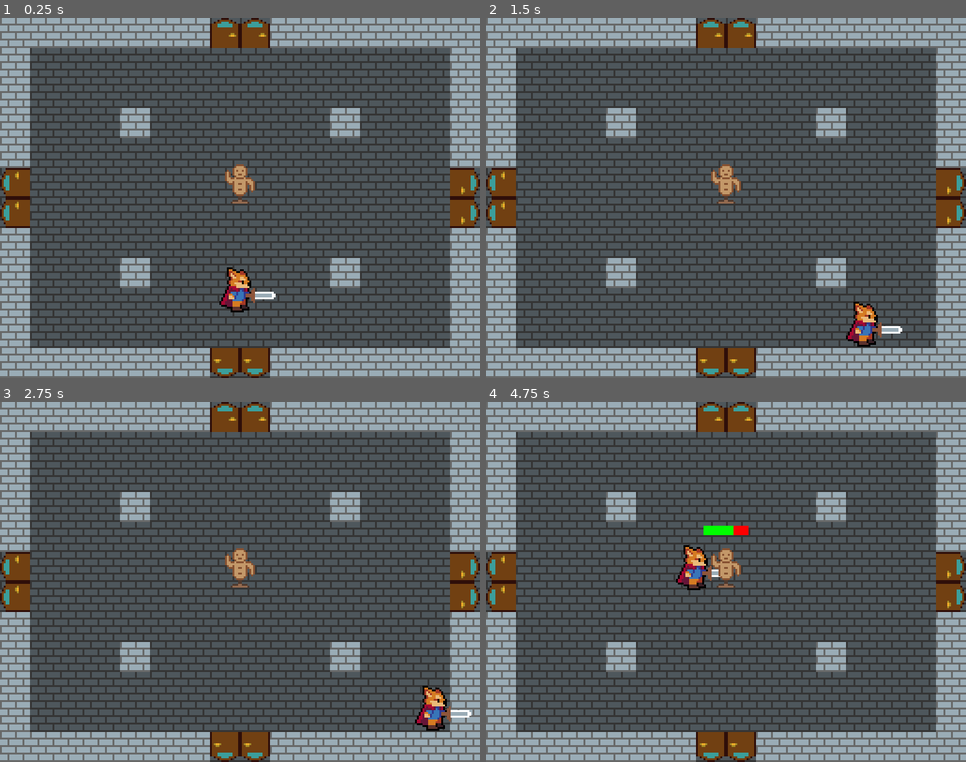
Above: before the commit, frames 1-4 (two rows, left to right).
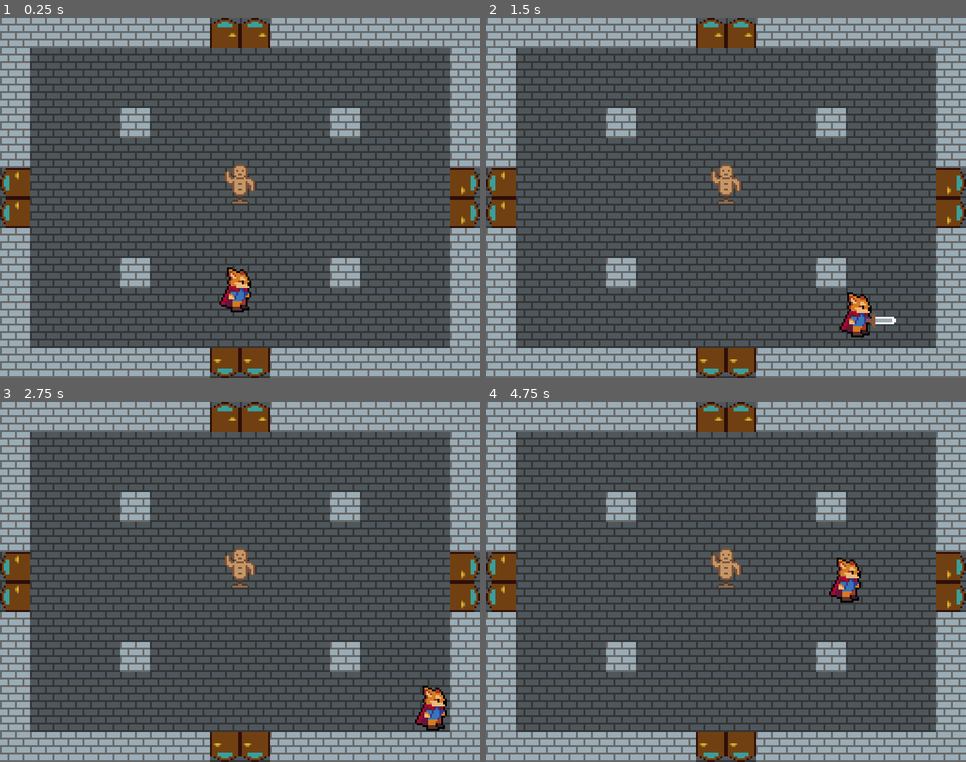
Above: after the commit, the same moments.

Repository: Faolan7/project_pluto
Game: Godot game, scene res://Scenes/Room.tscn
Same seed, same stepped clock (60 frames per second), same inputs: the game is played once before the commit and once after it.
Inputs:
- Up to frame 1 (0.25 s): no input
- Up to frame 2 (1.5 s): tap Enter at 0.5 s; hold Right (ui_right) 0.53-1.28 s; hold Space (attack) 0.53-1.28 s; hold Down (ui_down) from 1.28 s (still down); tap Space (attack) at 1.35 s
- Up to frame 3 (2.75 s): tap Space (attack) at 2 s; release Down (ui_down) at 2.03 s; hold Right (ui_right) from 2.03 s (still down); hold Space (attack) from 2.03 s (still down)
- Up to frame 4 (4.75 s): tap Enter at 2.75 s; release Right (ui_right) at 2.78 s; release Space (attack) at 2.78 s; hold Up (ui_up) 2.78-3.53 s; tap Space (attack) at 2.85, 4.35 s; hold Space (attack) 3.53-4.28 s; hold Left (ui_left) from 3.53 s (still down)

The runs differ from the first frame. In frame 1, 0.1% of the frame differs, in the area x 51-58%, y 75-80%; in frame 2, 1.0%; in frame 3, 0.1%; in frame 4, 1.5%, in the area x 39-79%, y 34-56%.

Commit message:
Add attack state

Diff:
--- a/Project Pluto/Scenes/Player.tscn
+++ b/Project Pluto/Scenes/Player.tscn
@@ -1,10 +1,11 @@
-[gd_scene load_steps=7 format=2]
+[gd_scene load_steps=8 format=2]
 
 [ext_resource path="res://Scripts/Player.gd" type="Script" id=1]
 [ext_resource path="res://Scripts/StateMove.gd" type="Script" id=2]
 [ext_resource path="res://Scripts/StateMachine.gd" type="Script" id=3]
 [ext_resource path="res://Sprites/Player.png" type="Texture" id=4]
 [ext_resource path="res://Scenes/Weapon.tscn" type="PackedScene" id=5]
+[ext_resource path="res://Scripts/StateAttack.gd" type="Script" id=6]
 
 [sub_resource type="CapsuleShape2D" id=1]
 radius = 5.56895
@@ -31,6 +32,11 @@
 
 [node name="StateMachine" type="Node" parent="."]
 script = ExtResource( 3 )
+ACTOR_NODE = NodePath("..")
 
 [node name="Move" type="Node" parent="StateMachine"]
 script = ExtResource( 2 )
+MOVE_SPEED = 100
+
+[node name="Attack" type="Node" parent="StateMachine"]
+script = ExtResource( 6 )
--- a/Project Pluto/Scenes/Weapon.tscn
+++ b/Project Pluto/Scenes/Weapon.tscn
@@ -8,7 +8,36 @@
 radius = 3.0
 height = 8.0
 
+[sub_resource type="Animation" id=2]
+resource_name = "stab"
+length = 0.2
+tracks/0/type = "value"
+tracks/0/path = NodePath("Hitbox/CollisionShape2D:disabled")
+tracks/0/interp = 1
+tracks/0/loop_wrap = true
+tracks/0/imported = false
+tracks/0/enabled = true
+tracks/0/keys = {
+"times": PoolRealArray( 0, 0.2 ),
+"transitions": PoolRealArray( 1, 1 ),
+"update": 1,
+"values": [ false, true ]
+}
+tracks/1/type = "value"
+tracks/1/path = NodePath(".:visible")
+tracks/1/interp = 1
+tracks/1/loop_wrap = true
+tracks/1/imported = false
+tracks/1/enabled = true
+tracks/1/keys = {
+"times": PoolRealArray( 0, 0.2 ),
+"transitions": PoolRealArray( 1, 1 ),
+"update": 1,
+"values": [ true, false ]
+}
+
 [node name="Weapon" type="Sprite"]
+visible = false
 position = Vector2( 0, -6 )
 texture = ExtResource( 2 )
 script = ExtResource( 1 )
@@ -19,3 +48,7 @@
 [node name="CollisionShape2D" type="CollisionShape2D" parent="Hitbox"]
 position = Vector2( 0, -2 )
 shape = SubResource( 1 )
+disabled = true
+
+[node name="AnimationPlayer" type="AnimationPlayer" parent="."]
+anims/stab = SubResource( 2 )
--- a/Project Pluto/Scripts/Player.gd
+++ b/Project Pluto/Scripts/Player.gd
@@ -3,14 +3,22 @@
 
 onready var state_machine: Node = $StateMachine
 onready var move_state: Node = $StateMachine/Move
+onready var attack_state: Node = $StateMachine/Attack
 
+
+func _ready() -> void:
+	attack_state.weapon = $Weapons/Weapon as Weapon
 
 func _unhandled_input(_event: InputEvent) -> void:
 	var input_vector: Vector2 = Vector2(
-		Input.get_action_strength("ui_right") - Input.get_action_strength("ui_left"),
-		Input.get_action_strength("ui_down") - Input.get_action_strength("ui_up")
+		Input.get_action_strength('ui_right') - Input.get_action_strength('ui_left'),
+		Input.get_action_strength('ui_down') - Input.get_action_strength('ui_up')
 	)
 	move_state.move_dir = input_vector.normalized()
 
-	if input_vector != Vector2.ZERO:
+	# Updating state
+	if Input.is_action_just_pressed('attack'):
+		state_machine.change_state(attack_state)
+
+	elif input_vector != Vector2.ZERO: # Checking if move button is pushed
 		state_machine.change_state(move_state)
--- a/Project Pluto/Scripts/State.gd
+++ b/Project Pluto/Scripts/State.gd
@@ -1,5 +1,8 @@
 class_name State
 extends Node
+
+
+var actor: KinematicBody2D
 
 
 func activate():
--- /dev/null
+++ b/Project Pluto/Scripts/StateAttack.gd
@@ -0,0 +1,9 @@
+extends State
+
+
+var weapon: Weapon
+
+
+func activate():
+	.activate()
+	weapon.use()
--- a/Project Pluto/Scripts/StateMachine.gd
+++ b/Project Pluto/Scripts/StateMachine.gd
@@ -3,6 +3,18 @@
 
 
 var current_state: State
+
+export(NodePath) var ACTOR_NODE: NodePath # Path to the actor node
+
+
+func _ready():
+	var actor: KinematicBody2D = get_node(ACTOR_NODE) as KinematicBody2D
+
+	for child in get_children():
+		var state: State = child as State
+
+		state.deactivate()
+		state.actor = actor
 
 
 func change_state(new_state: State):
--- a/Project Pluto/Scripts/StateMove.gd
+++ b/Project Pluto/Scripts/StateMove.gd
@@ -3,9 +3,9 @@
 
 var move_dir: Vector2 = Vector2.ZERO
 
-onready var player: KinematicBody2D = get_node("../..") as KinematicBody2D
+export(int) var MOVE_SPEED: int
 
 
 func _physics_process(_delta: float) -> void:
 	# warning-ignore:return_value_discarded
-	player.move_and_slide(move_dir * 100)
+	actor.move_and_slide(move_dir * MOVE_SPEED)
--- a/Project Pluto/Scripts/Weapon.gd
+++ b/Project Pluto/Scripts/Weapon.gd
@@ -1,6 +1,9 @@
+class_name Weapon
 extends Sprite
 
 
-func _unhandled_input(event: InputEvent) -> void:
-	if(Input.get_action_strength("attack")):
-		print('charge!!!')
+onready var animation_player: AnimationPlayer = $AnimationPlayer
+
+
+func use() -> void:
+	animation_player.play('stab')
--- a/Project Pluto/project.godot
+++ b/Project Pluto/project.godot
@@ -28,12 +28,18 @@
 "class": "StateMachine",
 "language": "GDScript",
 "path": "res://Scripts/StateMachine.gd"
+}, {
+"base": "Sprite",
+"class": "Weapon",
+"language": "GDScript",
+"path": "res://Scripts/Weapon.gd"
 } ]
 _global_script_class_icons={
 "HealthBar": "",
 "Hitbox": "",
 "State": "",
-"StateMachine": ""
+"StateMachine": "",
+"Weapon": ""
 }
 
 [application]
Not shown: 1 places in Project Pluto/Scenes/Weapon.tscn that only renumber resources
